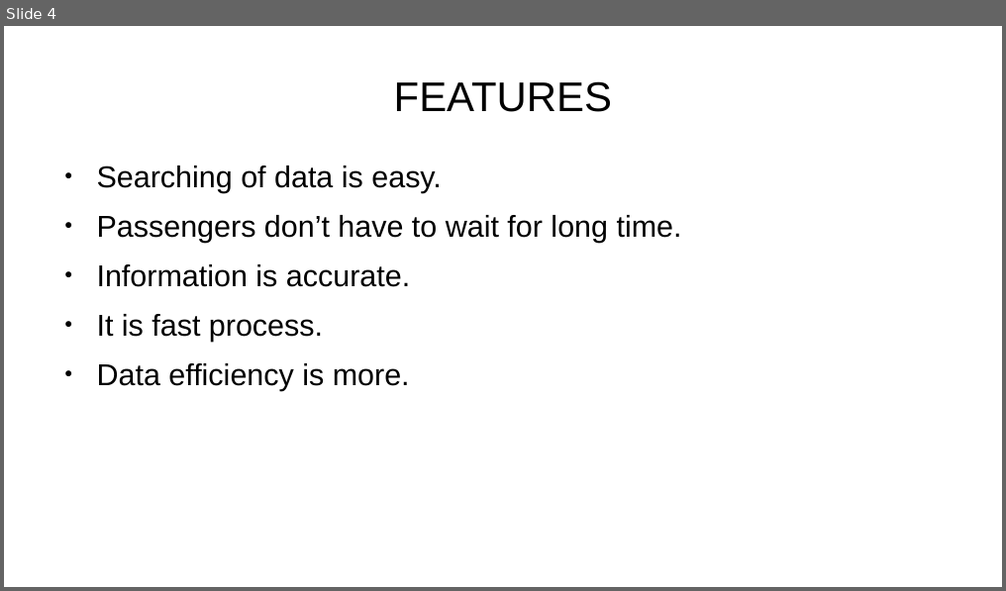
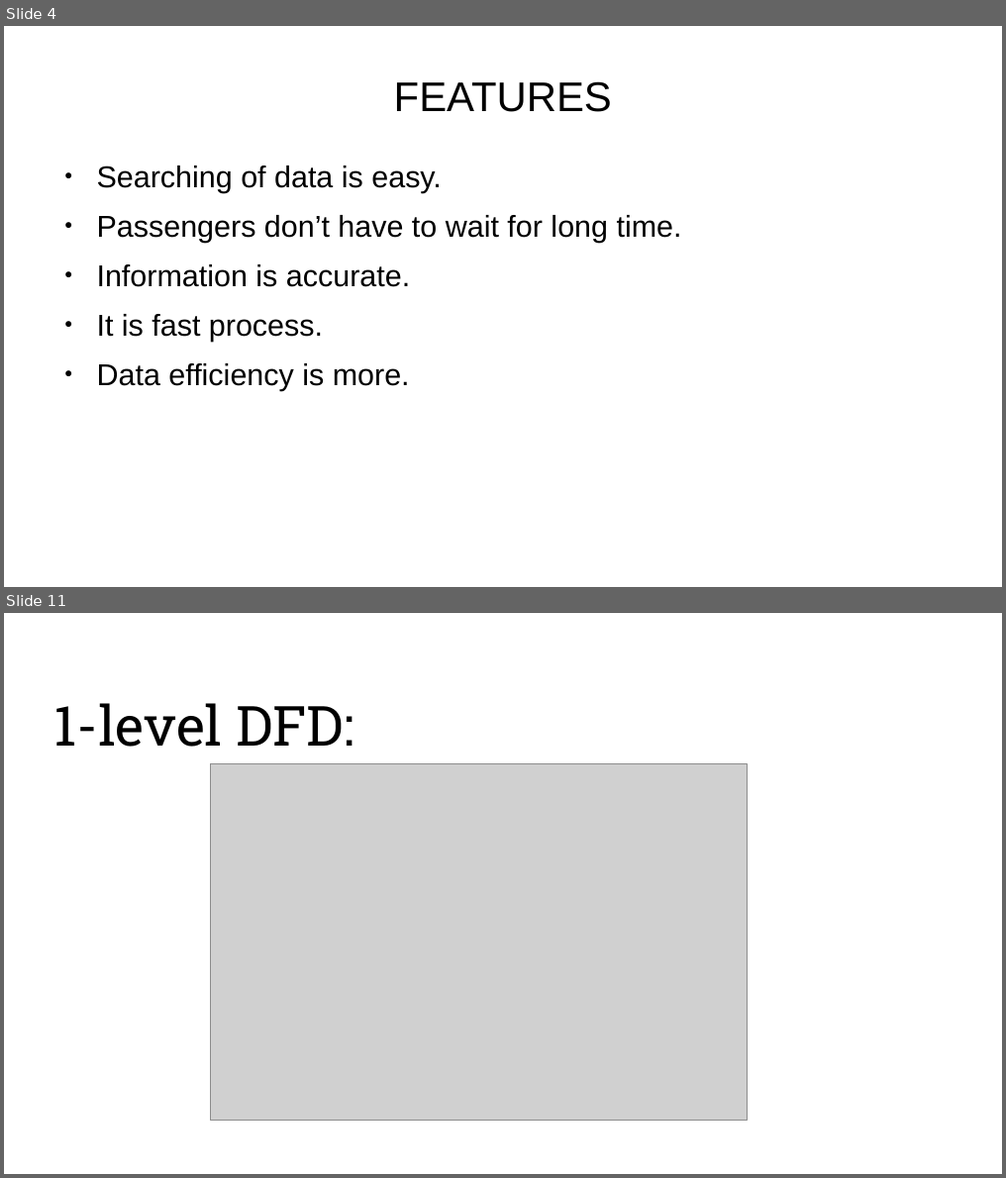
Before and after one commit to nahidulislamshakin/Railway-Reservation-System, a slide deck: Railway Reservatin System.pptx. Shown one above the other, each under a label of ours: slide 4 before the commit, slides 4 and 11 after it; the slides between them are not shown. The pictures are 1006x591 and 1006x1178 pixels, drawn with LibreOffice and Linux fonts; fonts in the diff are those of the drawing; grey boxes stand for pictures; background and template pictures are left out. Boxes give left, top, right and bottom in pixels: in the first picture for what was removed or moved away, otherwise in the second. Text is boxed around its words. In the diff, an @@ line names an element or a change of style, - is before the commit and + after.

```diff
--- a/Railway Reservatin System.pptx
+++ b/Railway Reservatin System.pptx
@@ slide 11 added at box(4, 613, 1002, 1174), background picture (left out) @@
@@ title added at box(54, 703, 355, 747), 44 pt, text #000000 @@
+1-level DFD:
@@ picture added at box(211, 764, 746, 1121) @@
```
Also in this commit, not shown: 3 slides changed, 8 other slides added, 5 slides removed, 1 other file.
